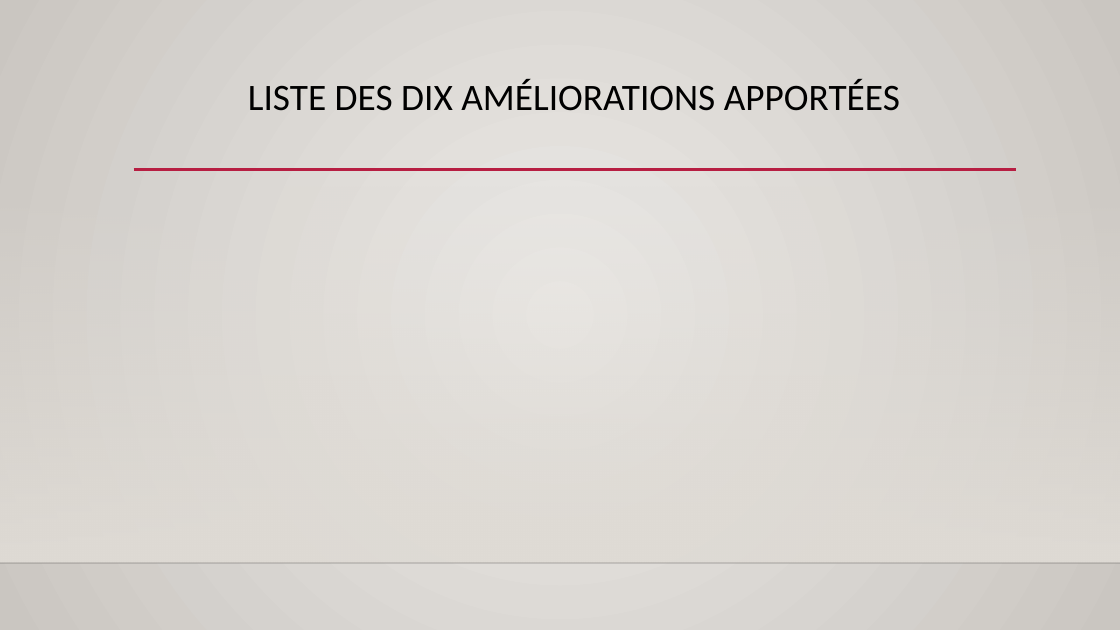
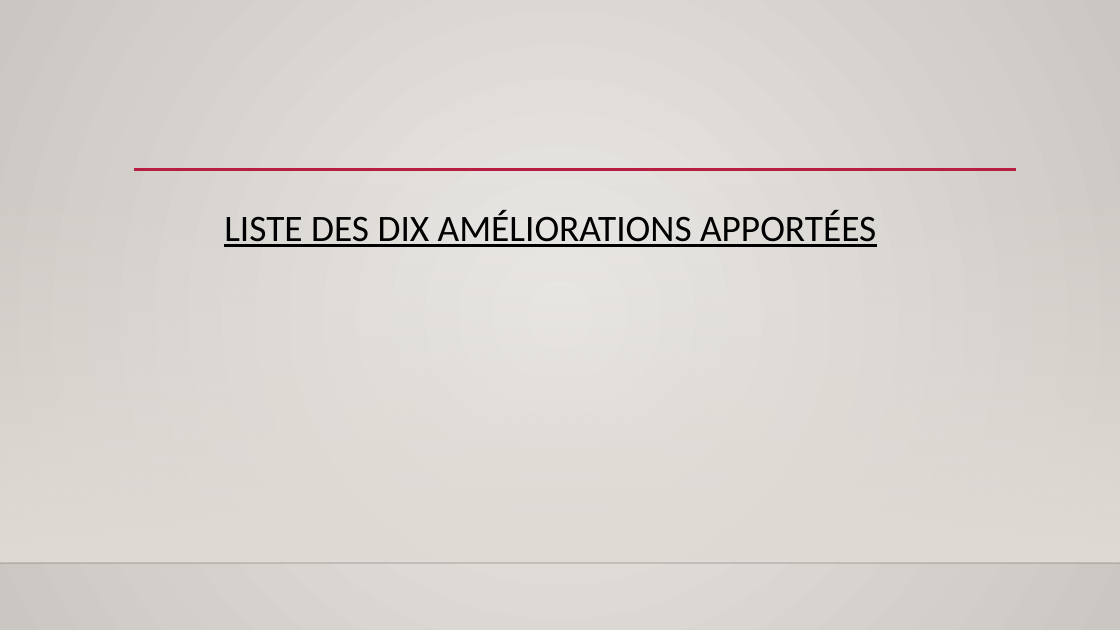
Before and after one commit to o-said/projet-4-la_chouette_agence, a slide deck: slide 18 of audit/Présentation du projet 4.pptx (slide 8 before the commit). Drawn at 1120x630 pixels with LibreOffice and Linux fonts; fonts in the diff are those of the drawing; background and template pictures are left out. Boxes give left, top, right and bottom in pixels: in the first picture for what was removed or moved away, otherwise in the second. Text is boxed around its words. In the diff, an @@ line names an element or a change of style, - is before the commit and + after.

```diff
--- a/audit/Présentation du projet 4.pptx
+++ b/audit/Présentation du projet 4.pptx
@@ title "LISTE DES DIX AMÉLIORATIONS APPORTÉES": place and size @@
-title "LISTE DES DIX AMÉLIORATIONS APPORTÉES" at (248, 79, 900, 111)
+title "LISTE DES DIX AMÉLIORATIONS APPORTÉES" at (224, 210, 876, 247)
@@ title "LISTE DES DIX AMÉLIORATIONS APPORTÉES" at (224, 210, 876, 247): underline on @@
```
Also in this commit, not shown: 7 other slides changed, 10 slides added, 2 other files.
